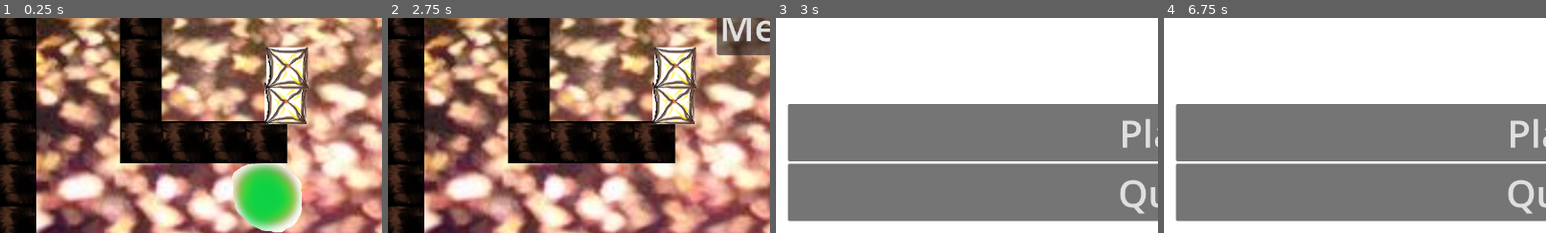
Above: before the commit, frames 1-4 (left to right).
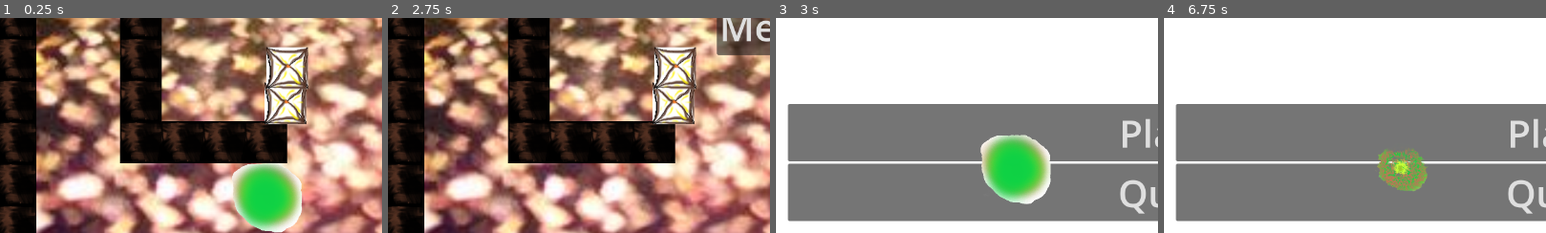
Above: after the commit, the same moments.

Repository: bsu-cs315/P1-Weaver
Game: Godot game, scene res://src/scenes/level.tscn
The game is run twice, just before and just after one commit, with the same random seed, the same clock (stepped at 60 frames per second) and the same inputs.
Inputs (mouse positions are % of the whole screen's width and height, from its top left):
- Up to frame 1 (0.25 s): no input
- Up to frame 2 (2.75 s): move the mouse to (72, 45) at 0.52 s; press the mouse at (72, 45) at 0.53 s; tap R (new_ball) at 0.8, 1.35, 2.3 s; move the mouse to (30, 55) at 1.27 s; release the mouse at (30, 55) at 1.28 s; click (30, 55) at 1.55 s; move the mouse to (60, 28) at 2.02 s; press the mouse at (60, 28) at 2.03 s
- Up to frame 3 (3 s): release the mouse at (60, 28) at 2.75 s; click "Menu" at 2.75 s
- Up to frame 4 (6.75 s): click "Play" at 3.5 s; move the mouse to (45, 70) at 4.27 s; tap R (new_ball) at 4.35, 5.3, 5.85 s; click (45, 70) at 4.55 s; move the mouse to (80, 65) at 5.02 s; press the mouse at (80, 65) at 5.03 s; move the mouse to (20, 35) at 5.77 s; release the mouse at (20, 35) at 5.78 s; click (20, 35) at 6.05 s; tap Enter at 6.5 s; move the mouse to (55, 50) at 6.52 s; press the mouse at (55, 50) at 6.53 s
The pictures show only the part of the screen within x 0-50%, y 50-100%; the shares and areas given below are measured in that part.

Frames 1-2 are identical in both runs. In frame 3, 4.9% of the frame differs, in the area x 53-72%, y 54-87%; in frame 4, 1.9%.

Commit message:
Add ball on menu

Diff:
--- a/project/src/scenes/circle.gd
+++ b/project/src/scenes/circle.gd
@@ -7,18 +7,18 @@
 
 var rng = RandomNumberGenerator.new()
 
+
 var sleep_counter = 0
 
 signal circle_stop
 signal point_score
 
-
 func _ready():
 	var sprite1 = "res://src/planets/planet1.png"
 	var sprite2 = "res://src/planets/planet2.png"
 	var sprite3 = "res://src/planets/planet3.png"
+
 	rng.randomize()
-
 	var chosen_sprite = rng.randi_range(1,3)
 	if chosen_sprite == 1:
 		$Sprite2D.texture = load(sprite1)
@@ -26,7 +26,6 @@
 		$Sprite2D.texture = load(sprite2)
 	else:
 		$Sprite2D.texture = load(sprite3)
-
 
 func _input(event):
 	if disabler < 1:
--- /dev/null
+++ b/project/src/scenes/circle_free.gd
@@ -0,0 +1,43 @@
+extends RigidBody2D
+
+
+var dragging
+var drag_start = Vector2()
+
+
+var rng = RandomNumberGenerator.new()
+
+
+
+
+
+
+func _ready():
+
+	var sprite1 = "res://src/planets/planet1.png"
+	var sprite2 = "res://src/planets/planet2.png"
+	var sprite3 = "res://src/planets/planet3.png"
+	rng.randomize()
+
+	var chosen_sprite = rng.randi_range(1,3)
+	if chosen_sprite == 1:
+		$Sprite2D.texture = load(sprite1)
+	elif chosen_sprite == 2:
+		$Sprite2D.texture = load(sprite2)
+	else:
+		$Sprite2D.texture = load(sprite3)
+
+
+func _input(event):
+
+	if event.is_action_pressed("click") and not dragging:
+		dragging = true
+		drag_start = get_global_mouse_position()
+
+	if event.is_action_released("click") and dragging:
+		$PlayerFireSFX.play()
+		dragging = false
+		var drag_end = get_global_mouse_position()
+		var launch_dir = drag_start - drag_end
+
+		apply_central_impulse(launch_dir * 5)
--- /dev/null
+++ b/project/src/scenes/circle_free.tscn
@@ -0,0 +1,31 @@
+[gd_scene load_steps=6 format=3 uid="uid://cjmj0jvpsemee"]
+
+[ext_resource type="Script" path="res://src/scenes/circle.gd" id="1_4gx06"]
+[ext_resource type="Texture2D" uid="uid://d2o0kge6xsbur" path="res://src/planets/planet2.png" id="2_s218l"]
+[ext_resource type="AudioStream" uid="uid://bld7pdhf2skki" path="res://src/sounds/player_fire.wav" id="3_phnfs"]
+[ext_resource type="AudioStream" uid="uid://cthbskxss5sxg" path="res://src/sounds/crate_hit.wav" id="4_qf7uw"]
+
+[sub_resource type="CircleShape2D" id="CircleShape2D_2emm3"]
+
+[node name="CircleFree" type="RigidBody2D" groups=["Player"]]
+max_contacts_reported = 1
+contact_monitor = true
+linear_damp = 0.2
+script = ExtResource("1_4gx06")
+
+[node name="CollisionShape2D" type="CollisionShape2D" parent="."]
+scale = Vector2(3, 3)
+shape = SubResource("CircleShape2D_2emm3")
+
+[node name="Sprite2D" type="Sprite2D" parent="."]
+scale = Vector2(0.25, 0.25)
+texture = ExtResource("2_s218l")
+
+[node name="PlayerFireSFX" type="AudioStreamPlayer" parent="."]
+stream = ExtResource("3_phnfs")
+
+[node name="BoxHitSFX" type="AudioStreamPlayer" parent="."]
+stream = ExtResource("4_qf7uw")
+
+[connection signal="body_entered" from="." to="." method="_on_body_entered"]
+[connection signal="sleeping_state_changed" from="." to="." method="_on_sleeping_state_changed"]
--- a/project/src/scenes/menu.gd
+++ b/project/src/scenes/menu.gd
@@ -1,7 +1,11 @@
 extends Control
 
+var free_circle = preload("res://src/scenes/circle_free.tscn")
 
 func _ready():
+	inst(Vector2(400,600))
+
+
 
 	var tween = get_tree().create_tween().set_trans(Tween.TRANS_BOUNCE).set_ease(Tween.EASE_IN_OUT)
 	tween.tween_property($TitleTextGods, "position", Vector2(900, 250), 1)
@@ -13,6 +17,12 @@
 	tween3.tween_property($TitleTextEarths, "position", Vector2(1050, 700), 1)
 
 
+
+func inst(pos):
+	var instance = free_circle.instantiate()
+	instance.position = pos
+	add_child(instance)
+
 func _on_play_pressed():
 	get_tree().change_scene_to_file("res://src/scenes/Level.tscn")
 
